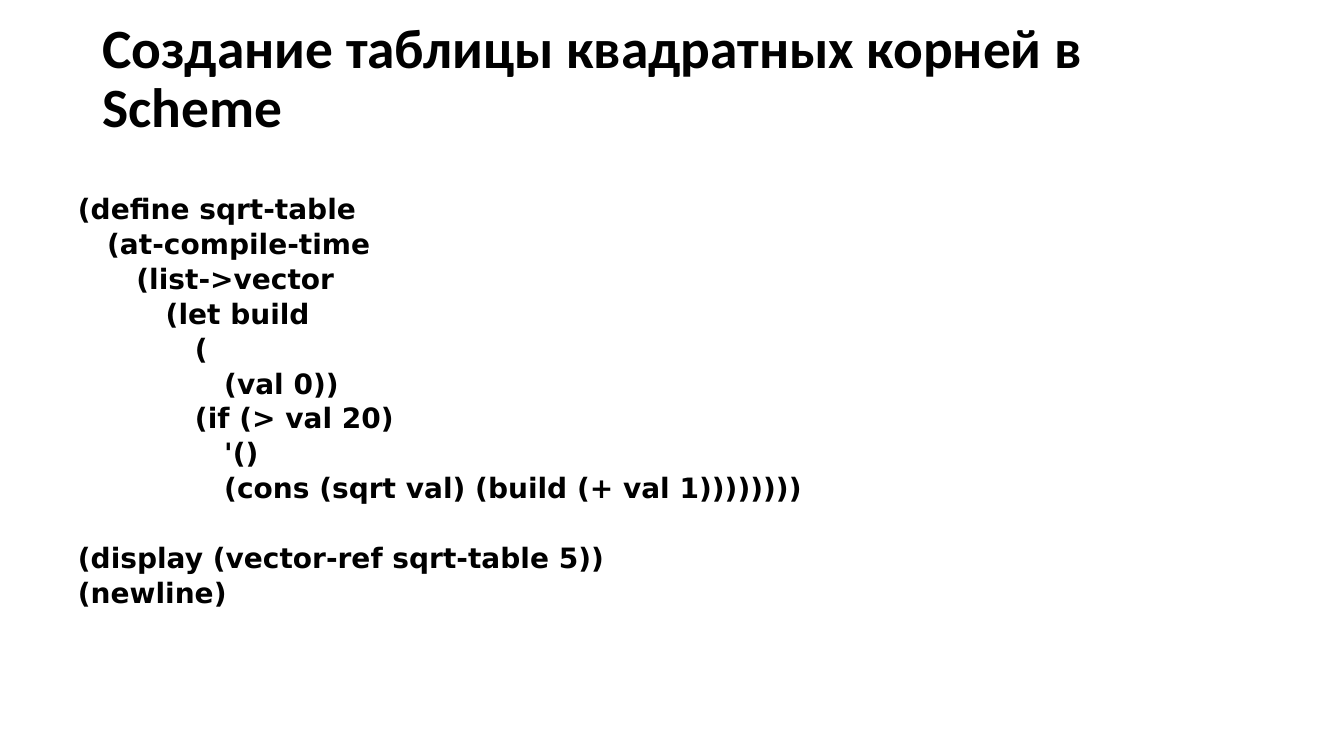
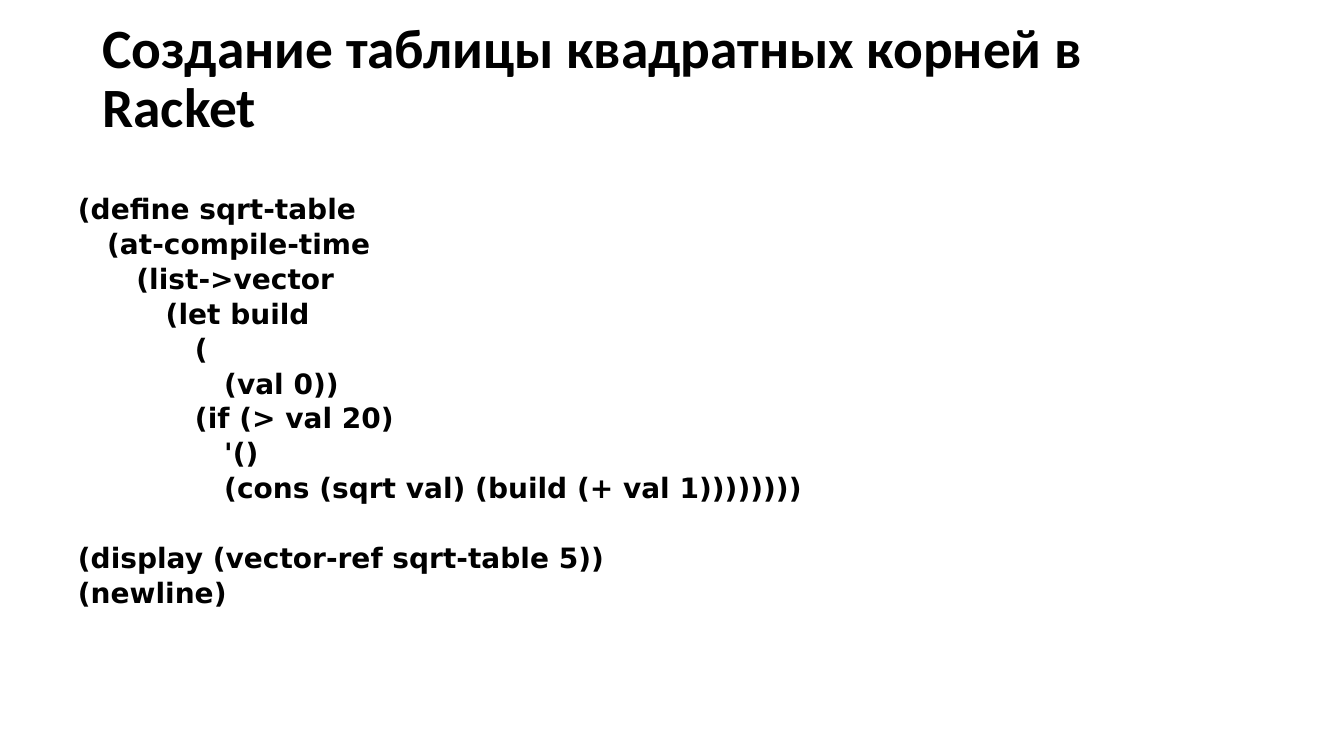
Before and after one commit to elesinn/Racket_lecture, a slide deck: slide 9 of Метапрограммирование.pptx. Drawn at 1344x756 pixels with LibreOffice and Linux fonts; fonts in the diff are those of the drawing. Boxes give left, top, right and bottom in pixels: in the first picture for what was removed or moved away, otherwise in the second. Text is boxed around its words. In the diff, an @@ line names an element or a change of style, - is before the commit and + after.

Commit message:
updated

```diff
--- a/Метапрограммирование.pptx
+++ b/Метапрограммирование.pptx
@@ title at box(102, 30, 1081, 128): text changed @@
-Создание таблицы квадратных корней в Scheme
+Создание таблицы квадратных корней в Racket
```
Also in this commit, not shown: 3 other slides changed.
